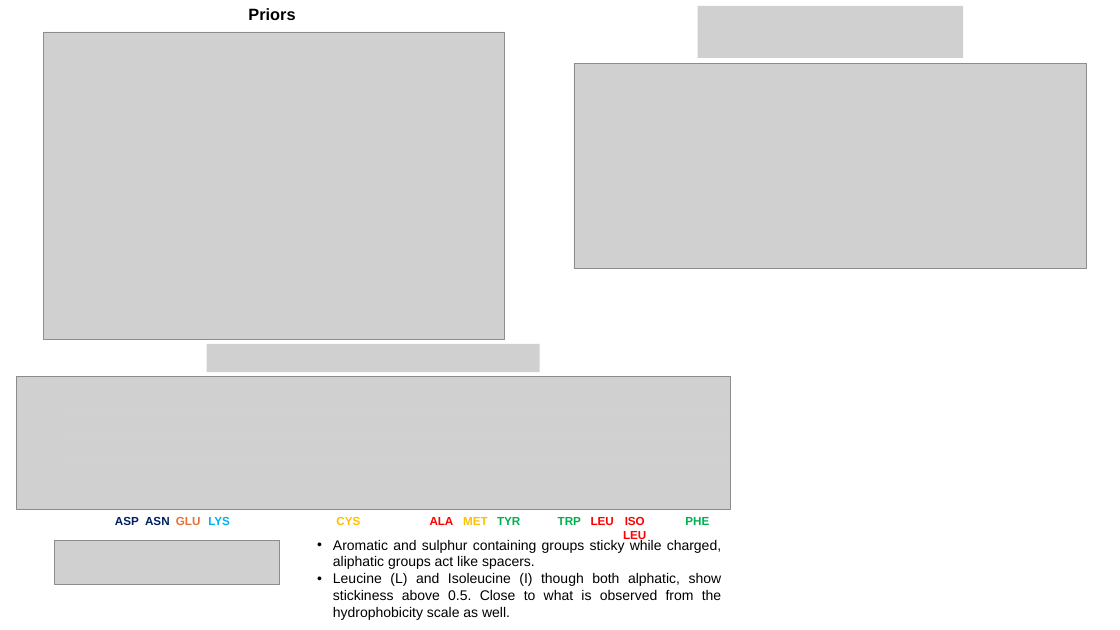
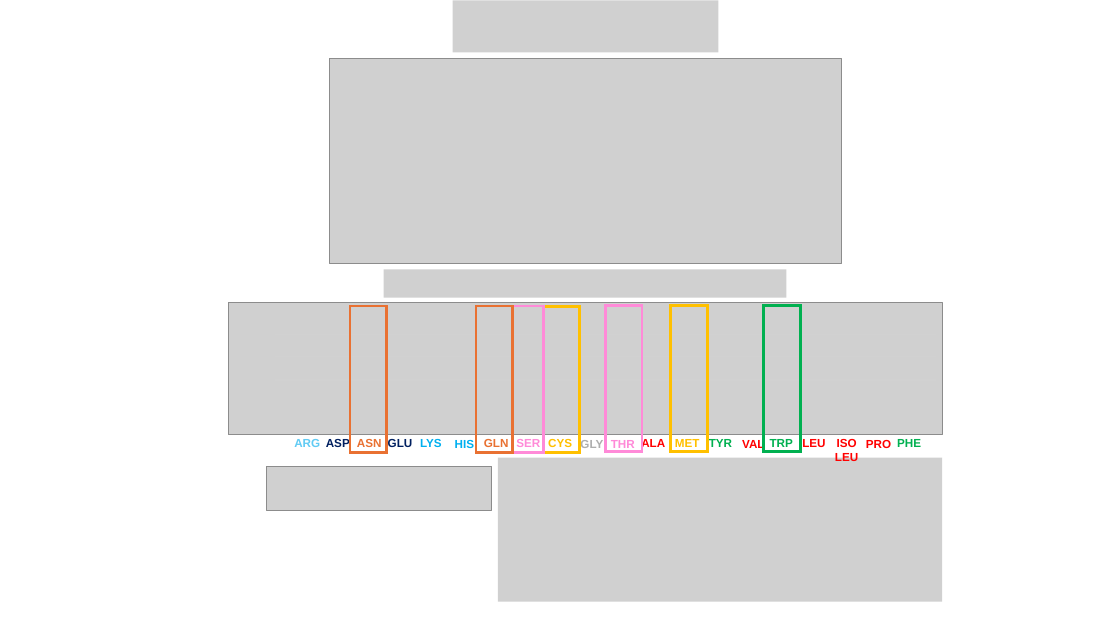
Before and after one commit to T-NIKHIL/BayesicForceFields, a slide deck: slide 5 of examples/calvados/CALVADOS_optimization_of_stickiness.pptx (slide 3 before the commit). Drawn at 1120x630 pixels with LibreOffice and Linux fonts; fonts in the diff are those of the drawing; grey boxes stand for pictures. Boxes give left, top, right and bottom in pixels: in the first picture for what was removed or moved away, otherwise in the second. Text is boxed around its words. In the diff, an @@ line names an element or a change of style, - is before the commit and + after.

```diff
--- a/examples/calvados/CALVADOS_optimization_of_stickiness.pptx
+++ b/examples/calvados/CALVADOS_optimization_of_stickiness.pptx
@@ text removed at [248,8,295,20] @@
-Priors
@@ picture added at [453,1,718,53] @@
@@ picture removed at [697,6,963,58] @@
@@ picture removed at [44,32,505,339] @@
@@ picture: place and size @@
-picture at [574,64,1086,269]
+picture at [329,58,842,263]
@@ group added at [294,270,943,602]: 8 texts, 7 frames, 2 pictures @@
+ARG
+HIS
+GLN
+SER
+GLY
+THR
+VAL
+PRO
@@ picture removed at [207,344,540,372] @@
@@ line moved from (63, 412) - (724, 412) to (275, 334) - (937, 334) @@
@@ 10 texts, 2 lines, 1 picture: place and size @@
-10 texts, 2 lines, 1 picture at [55,434,724,586]
+10 texts, 2 lines, 1 picture at [266,357,937,511]
@@ text "ASN" at [357,439,382,447]: text colour #002060 to #E97132 @@
@@ text "GLU" at [388,439,413,447]: text colour #E97132 to #002060 @@
@@ 2 texts, 1 picture: place and size @@
-2 texts, 1 picture at [16,376,730,525]
+2 texts, 1 picture at [229,302,943,447]
@@ text removed at [333,539,722,620] @@
-• Aromatic and sulphur containing groups sticky while charged, aliphatic groups act like spacers.
-• Leucine (L) and Isoleucine (I) though both alphatic, show stickiness above 0.5. Close to what is observed from the hydrophobicity scale as well.
```
Also in this commit, not shown: 3 other slides changed, 1 slide added, 13 other files.
